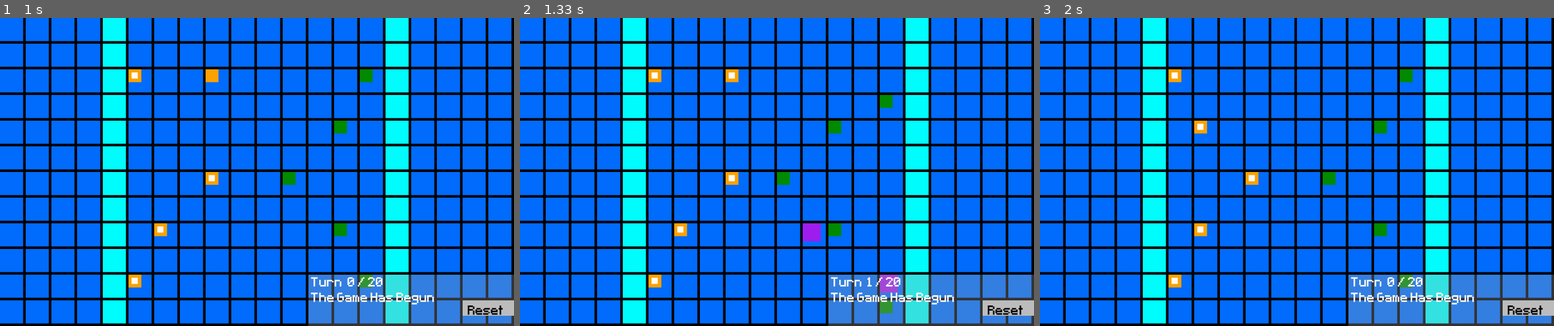
Above: before the commit, frames 1-3 (left to right).
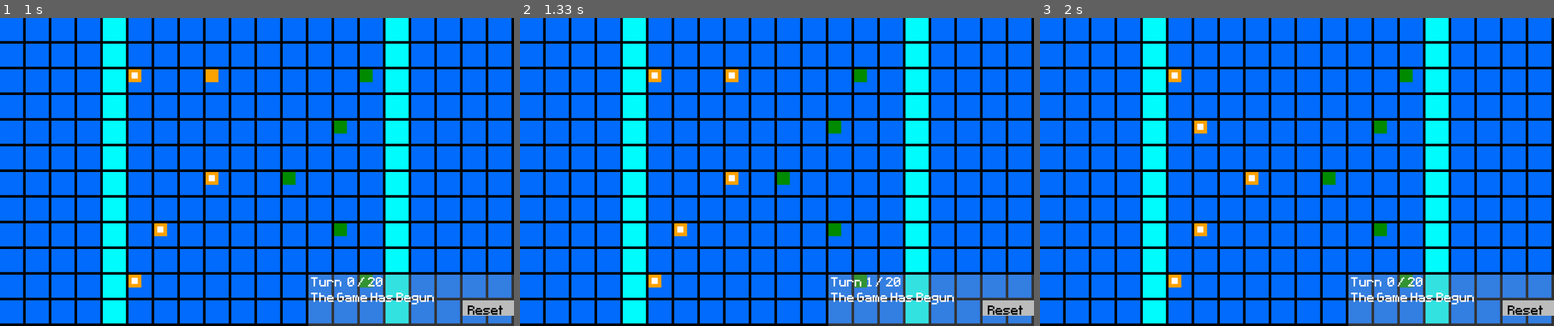
Above: after the commit, the same moments.

Repository: LWhite200/pygames
Game: pygame game, started from Final War/Final War.py
Two runs of this game, one before a commit and one after it. Both use one fixed random seed, a clock stepped at 60 frames per second and the inputs below.
Inputs (mouse positions are in pixels of both pictures, inside the frame that each line leads up to):
- Up to frame 1 (1 s): press the mouse at (159, 125) at 0.37 s; move the mouse to (241, 107) at 0.47 s; release the mouse at (318, 88) at 0.6 s
- Up to frame 2 (1.33 s): tap Enter at 1.23 s
- Up to frame 3 (2 s): press the mouse at (1173, 279) at 1.6 s; move the mouse to (1158, 193) at 1.7 s; release the mouse at (1147, 110) at 1.83 s; press the mouse at (1528, 307) at 1.93 s

Frame 1 is identical in both runs. In frame 2, 0.8% of the frame differs, in the area x 55-74%, y 16-96%; in frame 3, nothing differs.

Commit message:
Add files via upload

Diff:
--- a/Final War/Final War.py
+++ b/Final War/Final War.py
@@ -94,6 +94,8 @@
             self.power = 1000
             self.moveDistance = 2
 
+# ---------------------------------------------------------------------------------------
+
 EnemyObjs = []
 class enemObj:
     def __init__(self, x, y):
@@ -107,158 +109,172 @@
         self.maxHP = 150
         self.curHP = 150
         self.power = 100
-
-    def moveRandom(self):
-        xx, yy = self.x // wrdDiv, self.y // wrdDiv
-        decrease = False
-
-        dir = [(-1, 0), (0, 1), (0, -1), (1, 0)]
-
-        attempts = 0
-        while attempts < 10:
-            attempts += 1
-            ranStep = random.randint(1, 4) if not self.canBeAttacked else random.randint(1, 5)
-
-            if self.canBeAttacked and random.random() < 0.95:
-                decrease = True
-                ranStep = 5
-
-            if ranStep == 5:
-                if decrease:
-                    break
-                decrease = True
+        self.strat = "OFF"
+
+teamStrat = "OFF"
+eNum = 5
+
+def enemyAI():
+    global teamStrat, curTurn
+    allStrats = ["OFF", "DEF1", "DEF2", "MID", "WALL", "RUN"]
+
+    # choose strat
+    pcx, pcy = 0, 0
+    plaLocations = []
+    for player in PlayerObjs:
+        pX = player.x // 50
+        pY = player.y // 50
+        plaLocations.append((pX, pY))
+        pcx += pX
+        pcy += pY
+    pcx = pcx // len(PlayerObjs)
+    pcy = pcy // len(PlayerObjs)
+
+    fstThird = wth * Fraction(1, 5)
+    sndThird = (wth - fstThird) - 1
+
+    # Find The starting strategy
+    if curTurn <= 3:
+        if random.random() < .60:
+            teamStrat = "MID"
+        elif random.random() < .90:
+            teamStrat = "WALL"
+        elif random.random() < .95:
+            teamStrat = "OFF"
+        else:
+            teamStrat = random.choice(allStrats)
+
+    if pcx >= (sndThird * wth) // 2:
+        teamStrat = "DEF1"
+    elif pcx <= (fstThird * wth) // 2:
+        teamStrat = "RUN"
+
+
+
+    teamStrat = "RUN" # debug
+    for enemy in EnemyObjs:
+
+        enemy.canBeAttacked = False
+
+        objsNear = []
+        objsNear = ObjectsNear(enemy)
+        plaNear = []
+        plaNear = PlayerNear(objsNear)
+
+        # If they should diverge from the normal strategy
+        # if teamStrat == "RUN":
+          #  enemy.strat = "RUN"
+        #elif enemy.curHP > enemy.maxHP // 2 and enemy.curHP != enemy.maxHP and plaNear:
+         #   enemy.strat = random.choice(["OFF", "DEF1"])
+        #elif enemy.curHP > enemy.maxHP // 2 and plaNear:
+         #   enemy.strat = "DEF1"
+        #else:
+         #   enemy.strat = teamStrat
+
+
+        enemy.strat=  teamStrat
+        es = enemy.strat
+
+        if es == "OFF":
+            if plaNear:
+                if random.random() < .50:
+                    eneAttack(enemy, plaNear)
+                else:
+                    eneMove(enemy)
+                    objsNear = ObjectsNear(enemy)
+                    plaNear = PlayerNear(objsNear)
+                    if plaNear: eneAttack(enemy, plaNear)
             else:
-                if random.random() < 0.75:
-                    dx, dy = dir[0]
-                else:
-                    dx, dy = random.choice(dir[1:])
-
-                new_x, new_y = xx + dx, yy + dy
-
-                if 0 <= new_x < width // wrdDiv and 0 <= new_y < height // wrdDiv:
-                    if wObj[new_x][new_y]:
-                        continue
-
-                    if xx != new_x or yy != new_y:
-                        self.isDefending = False
-                    wObj[xx][yy] = None
-                    wObj[new_x][new_y] = self
-                    self.x, self.y = new_x * wrdDiv, new_y * wrdDiv
-                    break
-
-        # Update the enemy's position on screen
-        self.rect.topleft = (self.x, self.y)
-
-
-    def chooseMove(self):
-        RN = random.randint(2, 5) # 5 means do nothing
-
-        if self.canBeAttacked and random.random() < 0.875:
-            if random.random() < 0.75:
-                RN = 1
-            elif random.random() < 90:
-                RN = 2
+                eneMove(enemy)
+        elif es == "DEF1" and plaNear:
+            print("DEF1")
+        elif es == "DEF2":
+            print("DEF2")
+        elif es == "MID":
+            print("mid")
+        elif es == "WALL":
+            print("Wall")
+        elif es == "RUN":
+            print("RUN")
+            eX = enemy.x // wrdDiv
+            eY = enemy.y // wrdDiv
+            if not wObj[eX - 1][eY]:
+                enemy.x -= wrdDiv
+                enemy.rect.topleft = (enemy.x, enemy.y)
             else:
-                RN = 3
-        self.isDefending = False
-        enemy.canBeAttacked = False
-
-        if RN == 1:
-            eneAttack(self)
-        elif RN == 2:
-            self.isDefending = True
-        elif RN == 3:
-            enePush(self)
-        elif RN == 4:
-            eneBuild(self)
-        self.canBeAttacked = False
-
-def eneAttack(ene):
+                eneMove(enemy)
+        else:
+            eneMove(enemy)
+
+def ObjectsNear(ene):
     directions = [
             (-wrdDiv, 0), (wrdDiv, 0), (0, -wrdDiv), (0, wrdDiv),
             (-wrdDiv, -wrdDiv), (wrdDiv, -wrdDiv), (-wrdDiv, wrdDiv), (wrdDiv, wrdDiv) ]
-
+    objs = []
     for dx, dy in directions:
-        adj_x = (ene.x + dx) // wrdDiv
-        adj_y = (ene.y + dy) // wrdDiv
-
-        if 0 <= adj_x < wth and 0 <= adj_y < hth:
-            player = wObj[adj_x][adj_y]
-            if isinstance(player, playObj):
-                attackFunct(player, ene, False, False)
+        nX = (ene.x + dx) // wrdDiv
+        nY = (ene.y + dy) // wrdDiv
+        if 0 <= nX < wth and 0 <= nY < hth and wObj[nX][nY]:
+            objs.append((nX, nY))
+    if objs:
+        return objs
+    else:
+        return []
+
+def PlayerNear(objsNear):
+    plaNear = []
+    for ob in objsNear:
+        nX, nY = ob
+        player = wObj[nX][nY]
+        if isinstance(player, playObj):
+            plaNear.append((nX, nY))
+
+    return plaNear
+
+def eneMove(ene):
+    xx, yy = ene.x // wrdDiv, ene.y // wrdDiv
+    decrease = False
+    dir = [(-1, 0), (0, 1), (0, -1), (1, 0)]
+    attempts = 0
+    while attempts < 10:
+        attempts += 1
+        ranStep = random.randint(1, 4) if not ene.canBeAttacked else random.randint(1, 5)
+        if ene.canBeAttacked and random.random() < 0.95:
+            decrease = True
+            ranStep = 5
+        if ranStep == 5:
+            if decrease:
                 break
-
-" May be pushing each other into fences "
-def enePush(ene):
-    dir = [(wrdDiv, 0), (-wrdDiv, 0), (0, wrdDiv), (0, -wrdDiv)]
-    newDir = []
-    px, py = ene.rect.x, ene.rect.y
-
-    for dx, dy in dir:
-        newX, newY = (px + dx) // wrdDiv, (py + dy) // wrdDiv
-        if newX in range(0, wth - 1) and newY in range(0, hth - 1) and wObj[newX][newY]:
-            enemy = wObj[newX][newY]
-            if isinstance(enemy, enemObj) or isinstance(enemy, playObj):
-                newDir.append((newX, newY))
-
-    if newDir:
-        rand = random.choice(newDir)  # Choose a random tuple from newDir
-        target = wObj[rand[0]][rand[1]]
-
-        nX = (target.x - px) // 50 # 0 or -1 or 1 for directions
-        nY = (target.y - py) // 50
-        pushDist = random.choice([wrdDiv, wrdDiv * 2])
-
-        new_x = target.x + (nX * pushDist) # original plus the new position
-        new_y = target.y + (nY * pushDist)
-
-        if 0 <= new_x < width and 0 <= new_y < height:
-            if isinstance(target, playObj):
-                if target.isDefending:
-                    attackFunct(target, ene, False, True)
-
-            global toDisplayText
-            toDisplayText = "Enemy Pushed Someone"
-            target.x = new_x
-            target.y = new_y
-            target.rect.topleft = (target.x, target.y)
-            updateBoard()
-
-def eneBuild(ene):
-    dir = [(wrdDiv, 0), (-wrdDiv, 0), (0, wrdDiv), (0, -wrdDiv)]
-    newDir = []
-    fixDir = []
-    px, py = ene.rect.x, ene.rect.y
-
-    for dx, dy in dir:
-        newX, newY = (px + dx) // wrdDiv, (py + dy) // wrdDiv
-        if newX in range(0, wth - 1) and newY in range(0, hth - 1) and not wObj[newX][newY]:
-            newDir.append((newX, newY))
-        elif  newX in range(0, wth - 1) and newY in range(0, hth - 1) and wObj[newX][newY]:
-            fixDir.append((newX, newY))
-
-    # This crashes urg
-    if fixDir:
-        print("This was called")
-        nX, nY = random.choice(fixDir)
-        obj = wObj[nX][nY]
-        if isinstance(obj, Fences):
-            if obj.team and random.random() >= 0.88: # false means it is a enemy
-                obj.HP -= ene.power
-                if obj.HP <= 0:
-                    fenceObjs.remove(obj)
-            elif random.random() >= 0.75:
-                fenceObjs.remove(obj)
-
-    elif newDir:
-        rand = random.choice(newDir)  # Choose a random tuple from newDir
-
-        if wObj[rand[0]][rand[1]] is None:
-            new_fence = Fences(rand[0] * wrdDiv, rand[1] * wrdDiv, False)
-            fenceObjs.append(new_fence)
-            wObj[rand[0]][rand[1]] = new_fence
-            world[rand[0]][rand[1]] = 2
-    updateBoard()
+            decrease = True
+        else:
+            if random.random() < 0.75:
+                dx, dy = dir[0]
+            else:
+                dx, dy = random.choice(dir[1:])
+            new_x, new_y = xx + dx, yy + dy
+            if 0 <= new_x < width // wrdDiv and 0 <= new_y < height // wrdDiv:
+                if wObj[new_x][new_y]:
+                    continue
+                if xx != new_x or yy != new_y:
+                    ene.isDefending = False
+                wObj[xx][yy] = None
+                wObj[new_x][new_y] = ene
+                ene.x, ene.y = new_x * wrdDiv, new_y * wrdDiv
+                break
+    ene.rect.topleft = (ene.x, ene.y)
+
+def eneAttack(ene, plaNear):
+    global wObj, playObj
+    pX, pY = random.choice(plaNear)
+
+    player = wObj[pX][pY]
+    if isinstance(player, playObj):
+        attackFunct(player, ene, False, False)
+
+
+
+
+
 
 def updateBoard():
 
@@ -836,16 +852,16 @@
                 battleText[2] = 0
             if event.type == pygame.QUIT:
                 pygame.quit()
+
+    " --- Normal Game Loop Here ---"
     if not buildMode and not showAttackScreen and not pushMode and not gameDone: #-------------------------------------------------
         for event in pygame.event.get():
             if event.type == pygame.QUIT:
                 pygame.quit()
             if event.type == pygame.KEYDOWN:
                 sideMenu[0], sideMenu[1] = False, None
-                for enemy in EnemyObjs:
-                    enemy.moveRandom()
-                    enemy.chooseMove()
-                    enemy.canBeAttacked = False
+
+                enemyAI() # The new enemy A.I.
 
                 for player in PlayerObjs:
                     player.hasMoved = False
